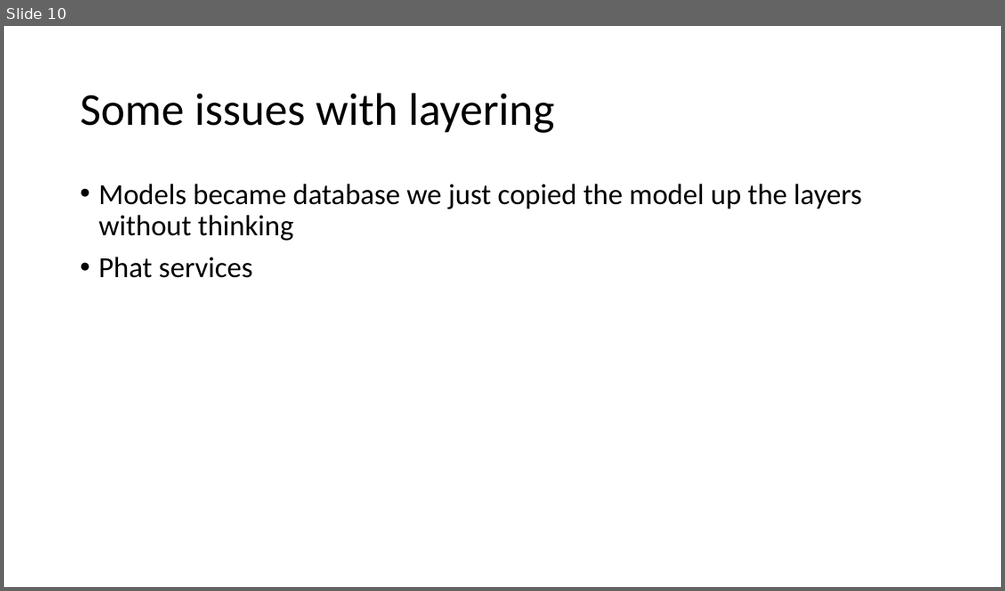
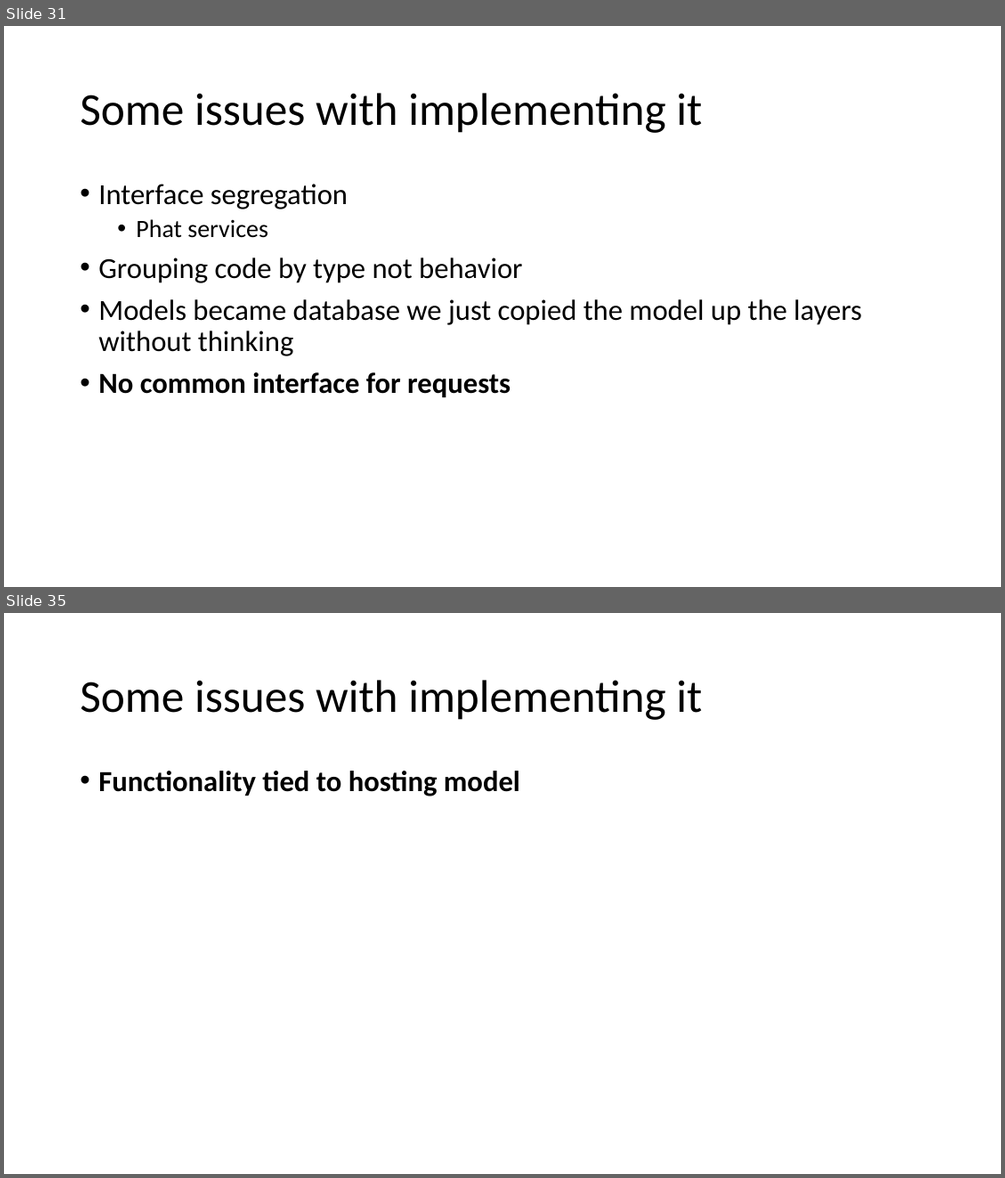
Before and after one commit to feanz/Presentations, a slide deck: Clean Architecture/Clean Architecture.pptx. Shown one above the other, each under a label of ours: slide 10 before the commit, slides 31 and 35 after it; the slides between them are not shown. The pictures are 1005x591 and 1005x1178 pixels, drawn with LibreOffice and Linux fonts; fonts in the diff are those of the drawing. Boxes give left, top, right and bottom in pixels: in the first picture for what was removed or moved away, otherwise in the second. Text is boxed around its words. In the diff, an @@ line names an element or a change of style, - is before the commit and + after.

```diff
--- a/Clean Architecture/Clean Architecture.pptx
+++ b/Clean Architecture/Clean Architecture.pptx
@@ slide 35 added at box(4, 613, 1001, 1174), background #FFFFFF @@
@@ title added at box(80, 680, 702, 720), 44 pt, text #000000 @@
+Some issues with implementing it
@@ text added at box(98, 771, 520, 796), 28 pt, text #000000, bold @@
+• Functionality tied to hosting model
@@ what was slide 10 is now slide 31 @@
@@ slide 31 changed as well @@
@@ title at box(80, 93, 702, 133): text changed @@
-Some issues with layering
+Some issues with implementing it
@@ text at box(98, 184, 522, 283): paragraphs added @@
+• Interface segregation
+  • Phat services
+• Grouping code by type not behavior
@@ text at box(98, 372, 510, 397): text changed; bold on @@
-• Phat services
+• No common interface for requests
```
Also in this commit, not shown: 4 other slides changed, 29 other slides added, 4 slides removed.
